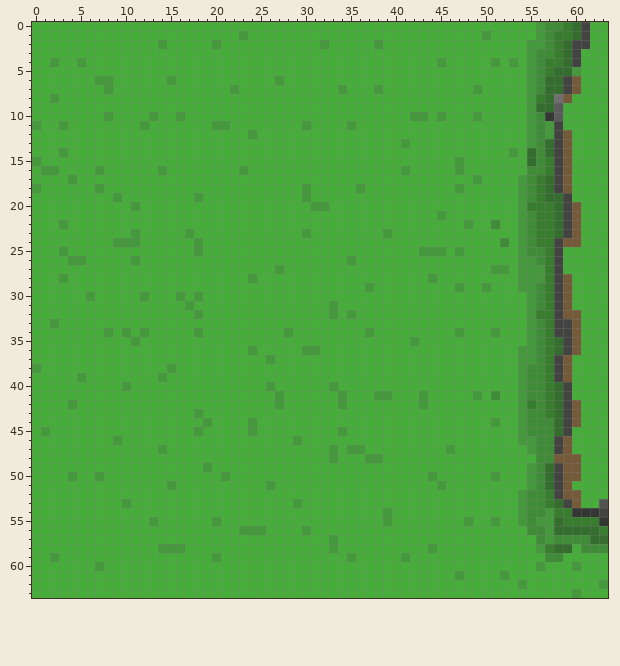
A pixel-art sprite gets an edit: SO_LONG/textures/corner_down_left.png. Above, as it was before the edit.
The file is 64x64 pixels.
After:
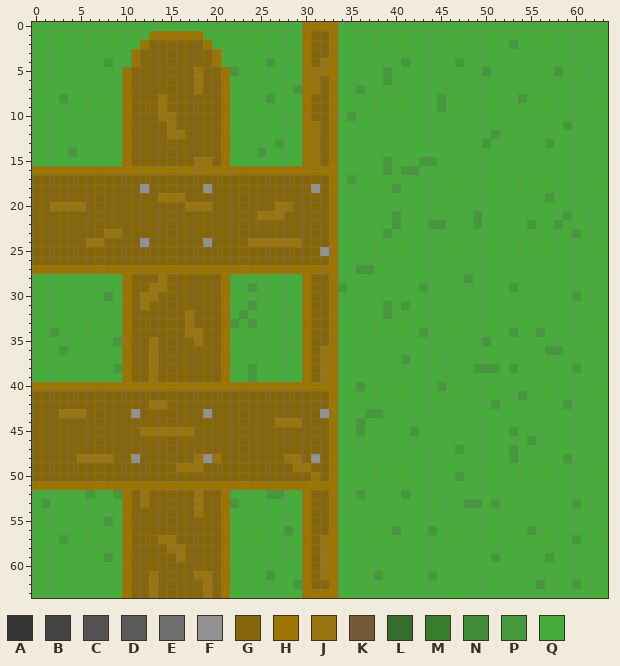
Palette (. is transparent): A #333632  B #434342  C #515251  D #5a5a5a  E #6f6f6f  F #929292  G #85660b  H #9c7400  J #99750f  K #745a38  L #346d2d  M #387c2d  N #408b37  P #45983b  Q #46ac3a
Change:
Changed rows in their new state; - is an unchanged pixel.
first column x 0:
 0 ------------------------------HHHH----------------------QQQQQQ--
 1 -------------HHHHHH----Q------HGGH----------------Q-----QQQQQQ--
 2 ------------HGGGGGGHQ---------HGGH----Q--------------P-QQQQQQQ--
 3 -----------HGGGGGGGGH---------HGGH---------------------QQQQQQ---
 4 --Q--Q--P--HGGGGGGGGH-----P---HGJH-------P---Q-P---Q-Q-QQQQQQ---
 5 ----------HGGGGGGGJGGHP-------HJJH-----P----------P----QQQPQQ---
 6 -------QQ-HGGGGGGGJGGH-----Q--HJGH-----P---------------QQQQQQ---
 7 --------Q-HGGGGGGGJGGHQ------PHJGHQ-P-Q----------Q-----QQQQQQ---
 8 --QP------HGGGJGGGGGGH----P---HGGH-----------P--------PQQQQQ----
 9 ----------HGGGJGGGGGGH--------HGGH-----------P---------QQQQ-----
10 --------Q-HGGGJJGGGGGH--------HGGH-P------QQ-Q---Q-----QQQQ-----
11 Q--Q------HGGGGJGGGGGH--------HJGH-Q-------------------QQQQP----
12 ----------HGGGGJJGGGGH--Q-----HJGH-----------------P---QQQQQ----
13 ----------HGGGGGGGGGGH-----P--HJGH-------Q--------P----QQPQQ----
14 ---QP-----HGGGGGGGGGGH---P----HJGH-------------------Q-QQQQQ----
15 Q---------HGGGGGGGJJGH--------HJGH-----P---PP--Q-------QQQQQ----
16 HHHHHHHHHHHHHHHHHHJHHHHHHHHHHHHHHH-----P--P----Q-------QQQQQ----
17 GGGGGGGGGGGGGGGGGGGGGGGGGGGGGGGGGH-P-------------Q----QQQQQQ----
18 GGGGGGGGGGGGFGGGGGGFGGGGGGGGGGGFGH--Q---P------Q------QQQQQQ----
19 GGGGGGGGGGGGGGJJJGGGGGGGGGGGGGGGGH--------------------QQQPQQ----
20 GGJJJJGGGGGGGGGGGJJJGGGGGGGJJGGGGH--------------------QQQQQQQ---
21 GGGGGGGGGGGGGGGGGGGGGGGGGJJJGGGGGH------P----Q---P----QQQQQPQ---
22 GGGGGGGGGGGGGGGGGGGGGGGGGGGGGGGGGH------P---PP--QP-Q--QPQQPQQ---
23 GGGGGGGGJJGGGGGGGGGGGGGGGGGGGGGGGH--------------------QQQQQQP---
24 GGGGGGJJGGGGFGGGGGGFGGGGJJJJJJGGGH------------------Q-QQQQQQQ---
25 GGGGGGGGGGGGGGGGGGGGGGGGGGGGGGGGFH---------QQQ-Q------QQQQQ-----
26 GGGGGGGGGGGGGGGGGGGGGGGGGGGGGGGGGH-Q------------------QQQQQ-----
27 HHHHHHHHHHHHHHHHHHHHHHHHHHHHHHHHHH--PP-------------QQ-QQQQQ-----
28 ---Q------HGGGJGGGGGGH--Q-----HGGH----------Q---P-----QQQQQQ----
29 ----------HGGJJGGGGGGH--P-----HGGHP--Q-----P---Q--Q--PQQQQQQ----
30 ------Q-P-HGJJGGGGGGGH--------HGGH---------------------QQQQQP---
31 ----------HGJGGGGGGGGH--P-----HGGH-----P-P-------------QQQQQ----
32 ----------HGGGGGGJGGGH-P------HGGH-Q---P---------------QQQQQQ---
33 --Q-------HGGGGGGJGGGHP-P-----HGGH---------------------QQQQQQ---
34 --P-----Q-HGGGGGGJJGGH------Q-HGGH---Q-----P---Q---Q-P-QPQQQQ---
35 ---------PHGGJGGGGJGGH--------HGGH--------Q-------P----QQQQQQ---
36 ---P------HGGJGGGGGGGH--Q-----HGJH--------------------QQQPPQQ---
37 ----------HGGJGGGGGGGH----Q---HGJH-------P------------QQQQQQ----
38 Q--------PHGGJGGGGGGGH--P-----HGJH---------------PPP-PQQQQQQP---
39 -----Q----HGGJGGGGGGGH--P-----HGJH--------------------QQQQQQ----
40 HHHHHHHHHHHHHHHHHHHHHHHHHHHHHHHHHH--P--------P--------QQQQQQ----
41 GGGGGGGGGGGGGGGGGGGGGGGGGGGGGGGGGHQ---QQ---Q-----Q-Q---QQQQQ----
42 GGGGGGGGGGGGGJJGGGGGGGGGGGGGGGGGGHQ--------Q-------P--QQQQQPQ---
43 GGGJJJGGGGGFGGGGGGGFGGGGGGGGGGGGFH---PP---------------QQQQQQQ---
44 GGGGGGGGGGGGGGGGGGGGGGGGGGGJJJGGGH--P--------------Q--QQQQQQQ---
45 GGGGGGGGGGGGJJJJJJGGGGGGGGGGGGGGGHQ-P-----P----------PQQQQQQ----
46 GGGGGGGGGGGGGGGGGGGGGGGGGGGGGGGGGH--------------------Q-QQQQ----
47 GGGGGGGGGGGGGGGGGGGGGGGGGGGGGGGGGH-QQ---------QP-----P-QQQQQ----
48 GGGGGJJJJGGFGGGGGGJFJGGGGGGGJJGFGH---QQ--------------P--QQQPQ---
49 GGGGGGGGGGGGGGGGJJJGGGGGGGGGGJJGGH---------------------QQQQQQ---
50 GGGGGGGGGGGGGGGGGGGGGGGGGGGGGGGJGH----------Q--P---Q---QQQQQQ---
51 HHHHHHHHHHHHHHHHHHHHHHHHHHHHHHHHHH-----------Q---------QQQQQ----
52 ------P--PHGJGGGGGJGGH----PP--HGGH--P----P------------QQQQQQQ---
53 -P--------HGJGGGGGJGGHP------QHGGH--------------PP-P--QQQQQQP--Q
54 ----------HGGGGGGGJGGH--------HGGH-----Q--------------QQQQQQQQQQ
55 --------P-HGGGGGGGGGGH--------HGGH-----Q--------Q--Q--QQQQQQQQQQ
56 ----------HGGGGGGGGGGH-QQQ--P-HGGH------P---P----------PQQQQQQQQ
57 ---P------HGGGJJGGGGGH--------HGJH----------------------QQQQPQQQ
58 ----------HGGGGJJGGGGH--------HGJH----------Q-----------QQQQ-QQQ
59 --Q-----P-HGGGGGJGGGGH--------HGJH-Q-----Q---------P-----PQ-----
60 -------Q--HGGGGGGGGGGH--------HGJH----------------------Q---Q---
61 ----------HGGJGGGGJJGH----P---HGJH----P-----P--Q----Q-----------
62 ----------HGGJGGGGGJGH-------PHGGH--------------------Q-P---P--Q
63 ----------HGGJGGGGGJGH--------HHHH--------------------------Q---
